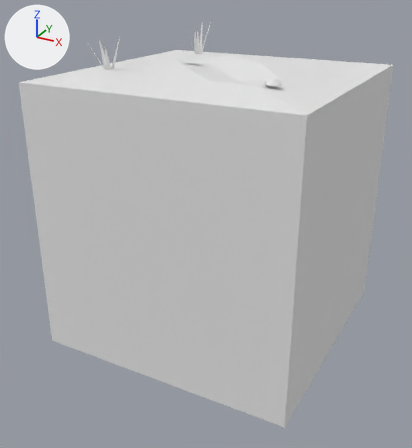
A saved change to the FBX model Assets/Tiles/Blend/Blend Sand Dark 0.fbx.
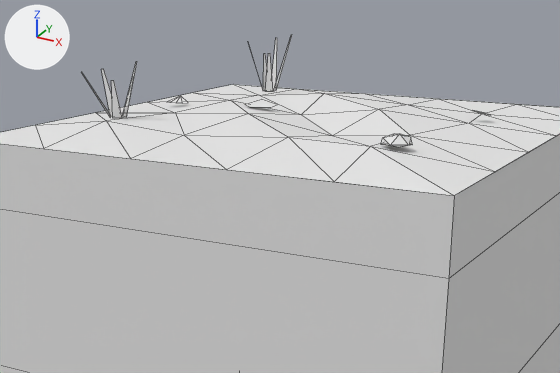
Each version is shown whole from a 50 mm camera at (1.94, -3.77, 1.71) aimed at (-0.05, -0.16, -0.09), then close up on the part from 10% to 90% of the width and 0% to 49% of the height. Arrows for +X, +Y and +Z are at upper left; the lights stay in place. The first two pictures are the older version. The close-ups show mesh edges as thin lines. Where no turn or scale is listed for an object, it has been applied to the vertices. Vertices at exactly the same position are counted once.

Names of what the first close-up shows: 'Blend Sand Dark 0'.
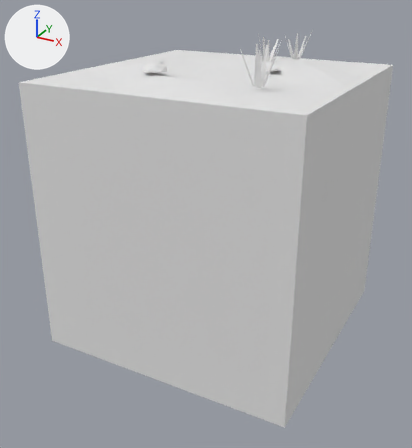
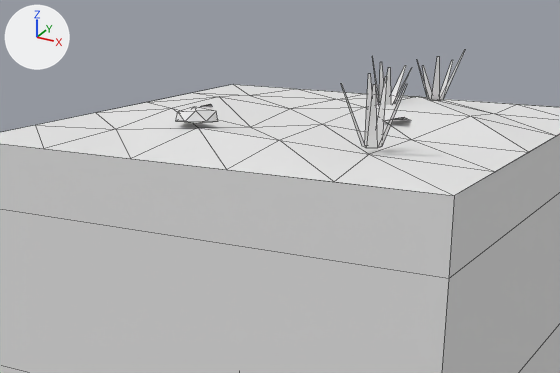
Where the change shows, as pixel boxes (x1, y1, x2, y2) in the close-ups (560 x 373 px; the box of a moved part takes in the faces that stretch with it):
'Blend Sand Dark 0', reshaped
    before: (0, 34, 560, 373)
    after: (0, 49, 560, 373)
part 1 of me_blend_sand_dark_0, moved or reshaped
    before: (476, 111, 490, 116)
    after: (384, 117, 410, 121)
part 2 of me_blend_sand_dark_0, moved or reshaped (not visible afterwards)
    before: (168, 96, 188, 103)
part 3 of me_blend_sand_dark_0, moved or reshaped
    before: (265, 53, 273, 92)
    after: (385, 67, 391, 105)
part 4 of me_blend_sand_dark_0, moved or reshaped
    before: (263, 54, 267, 90)
    after: (379, 62, 384, 103)
part 5 of me_blend_sand_dark_0, moved or reshaped (not visible before)
    after: (440, 60, 453, 98)
part 6 of me_blend_sand_dark_0, deleted
    before: (82, 34, 412, 147)
part 7 of me_blend_sand_dark_0, reshaped
    before: (36, 84, 560, 196)
    after: (36, 49, 560, 196)

The edits, one by one:
me_blend_sand_dark_0 is used by ob_blend_sand_dark_0; location (0.0, 0.0, 0.0).
me_blend_sand_dark_0 had 117 vertices, 102 faces and spanned x -1.0..1.0, y -1.0..1.0, z -1.0..1.36.
me_blend_sand_dark_0 now has 132 vertices, 106 faces and spans x -1.0..1.0, y -1.0..1.0, z -1.0..1.33.
me_blend_sand_dark_0 part 1: the loose piece of 6 vertices spanning x 0.61..0.68, y 0.31..0.38, z 1.09..1.11 is turned 93.9 degrees about the z axis through its middle and scaled by 1.62, then moved by (-0.25, -0.36, 0.01).
me_blend_sand_dark_0 part 2: the loose piece of 6 vertices spanning x -0.74..-0.65, y -0.02..0.08, z 1.09..1.11 is turned -136.3 degrees about the z axis through its middle and scaled by 0.834, then moved by (0.2, -0.09, 0.0).
me_blend_sand_dark_0 part 3: the loose piece of 4 vertices spanning x -0.53..-0.49, y 0.52..0.56, z 1.09..1.27 is moved by (0.73, -0.23, 0.0).
me_blend_sand_dark_0 part 4: the loose piece of 4 vertices spanning x -0.57..-0.54, y 0.58..0.61, z 1.09..1.26 is moved by (0.72, -0.23, 0.01).
me_blend_sand_dark_0 part 5: the loose piece of 4 vertices spanning x -0.66..-0.62, y -0.45..-0.4, z 1.09..1.25 is moved by (0.97, 1.13, 0.01).
me_blend_sand_dark_0 part 6: 9 loose pieces with 45 vertices, spanning x -0.78..0.69, y -0.63..0.63, z 1.09..1.36, are deleted.
Part 7, on me_blend_sand_dark_0:
16 vertices move from x -0.65..0.62, y -0.63..0.63, z 1.05..1.11 to x -0.63..0.65, y -0.63..0.64, z 1.05..1.11.
60 vertices are added at x -0.33..0.66, y -0.67..0.71, z 1.09..1.33.
32 new faces join them.
